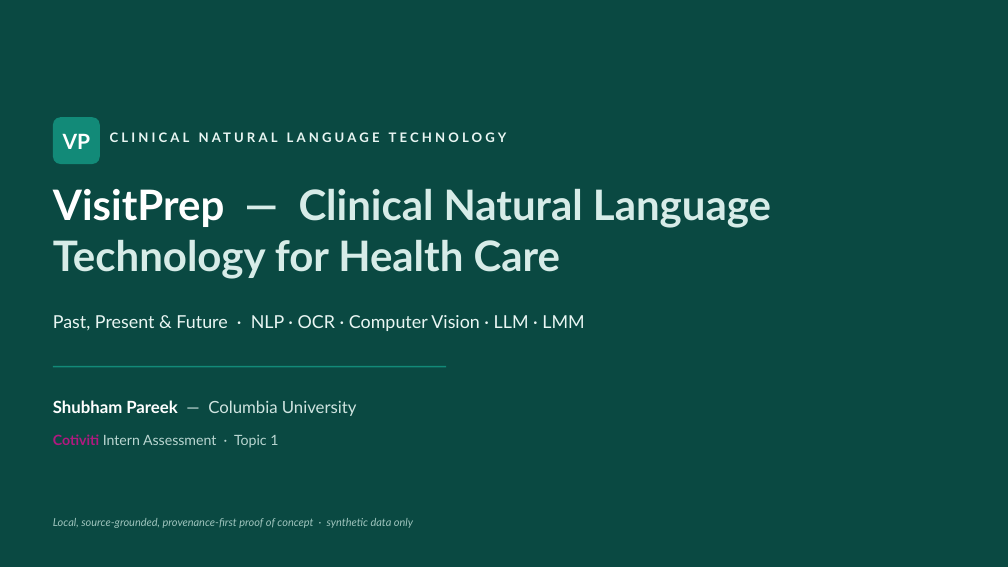
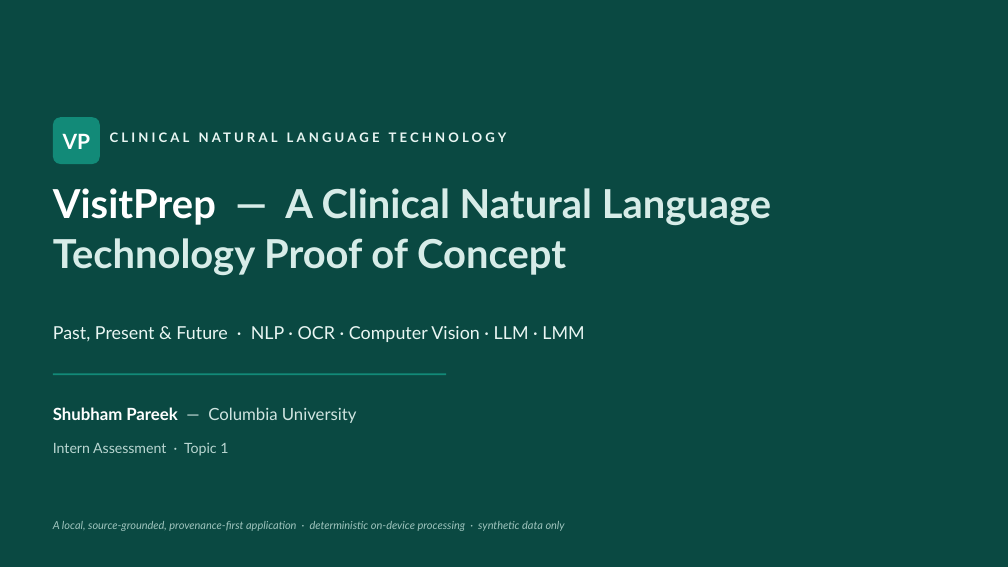
Before and after one commit to shubhampareek1211/visitprep-health-journal, a slide deck: slide 1 of deliverables/VisitPrep_Clinical_NLP_Deck.pptx. Drawn at 1008x567 pixels with LibreOffice and Linux fonts; fonts in the diff are those of the drawing. Boxes give left, top, right and bottom in pixels: in the first picture for what was removed or moved away, otherwise in the second. Text is boxed around its words. In the diff, an @@ line names an element or a change of style, - is before the commit and + after.

```diff
--- a/deliverables/VisitPrep_Clinical_NLP_Deck.pptx
+++ b/deliverables/VisitPrep_Clinical_NLP_Deck.pptx
@@ text at [53, 188, 771, 275]: text changed; size 40 to 38 pt @@
-VisitPrep — Clinical Natural Language Technology for Health Care
+VisitPrep — A Clinical Natural Language Technology Proof of Concept
@@ text "Past, Present & Future · ...": place and size @@
-text "Past, Present & Future · ..." at [53, 315, 584, 331]
+text "Past, Present & Future · ..." at [53, 326, 584, 342]
@@ line moved from (53, 367) - (446, 367) to (53, 374) - (446, 374) @@
@@ text "Shubham Pareek — Columbia University": place and size @@
-text "Shubham Pareek — Columbia University" at [53, 400, 357, 416]
+text "Shubham Pareek — Columbia University" at [53, 407, 357, 423]
@@ text at [53, 443, 228, 456]: text changed @@
-Cotiviti Intern Assessment · Topic 1
+Intern Assessment · Topic 1
@@ text at [53, 521, 565, 531]: text changed @@
-Local, source-grounded, provenance-first proof of concept · synthetic data only
+A local, source-grounded, provenance-first application · deterministic on-device processing · synthetic data only
```
Also in this commit, not shown: 7 other slides changed, 4 slides added, 4 slides removed, 3 other files.
